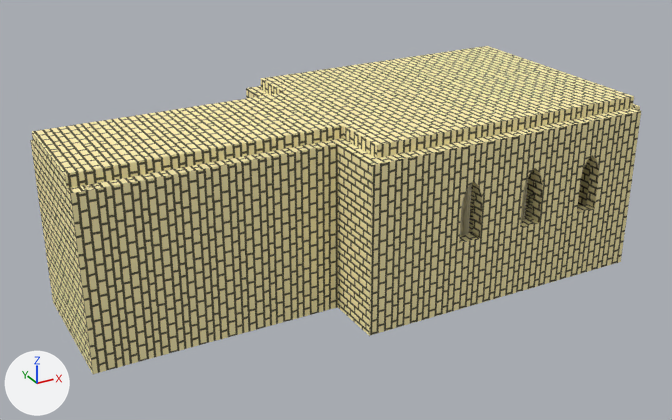
The Blender file Unity/Gothic_Church/Assets/GothicChurch.blend: old version first, new version second.
Both versions are drawn from a 50 mm camera at (-43.0, -63.8, 36.5) aimed at (-8.1, -0.5, 4.9). Every picture has the same lights, and +X, +Y and +Z are marked at lower left.

Names of what the first picture shows: 'Building', 'Pillar Section'.
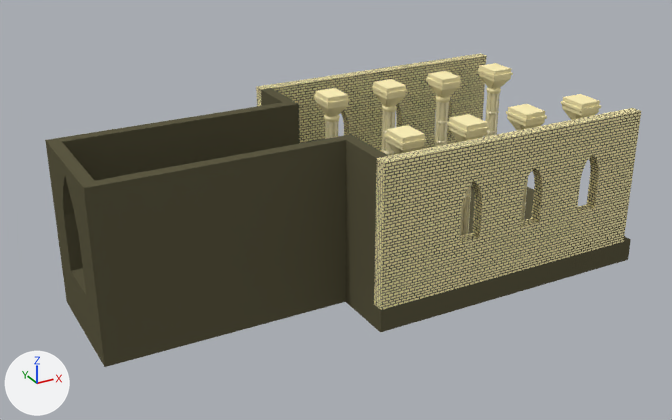
Boxes (x1, y1, x2, y2) around the edits, measured in the pictures (672 x 420 px):
'Building', deleted: before (30, 46, 641, 374)
'Final Wall', added: after (45, 101, 357, 343)
'Side Wall', added: after (256, 53, 641, 310)
'Floor', added: after (64, 186, 631, 367)
'End Wall', added: after (261, 88, 388, 304)
'Alter Wall', added: after (48, 142, 98, 336)

Diff of the bpy script that builds the scene:
```diff
--- a/Unity/Gothic_Church/Assets/GothicChurch.blend.py
+++ b/Unity/Gothic_Church/Assets/GothicChurch.blend.py
@@ me_cube_1 @@
+me_cube_1.from_pydata(...)  # 16 vertices, 14 faces; spans x -30.0..15.9, y -11.0..0.0, z -1.0..1.0
+me_cube_1.materials.append(mat_material)
@@ me_cube_002 @@
+me_cube_002.from_pydata(...)  # 68 vertices, 40 faces; spans x -10.0..15.0, y -11.0..-10.0, z 1.0..13.0
+me_cube_002.materials.append(mat_material)
@@ me_cube_003 @@
+me_cube_003.from_pydata(...)  # a box spanning x -10.0..-9.0, y -10.0..-5.5, z 1.0..13.0
+me_cube_003.materials.append(mat_material)
@@ me_cube_004 @@
+me_cube_004.from_pydata(...)  # a box spanning x -30.0..-9.0, y -5.5..-4.5, z 1.0..13.0
+me_cube_004.materials.append(mat_material)
@@ me_cube_005 @@
+me_cube_005.from_pydata(...)  # 34 vertices, 33 faces; spans x -30.0..-29.0, y -4.5..0.0, z 1.0..13.0
+me_cube_005.materials.append(mat_material)
@@ ob_building @@
-ob_building = bpy.data.objects.new('Building', me_cube)
-ob_building.location = (0.0, 0.0, 0.0)
-_m = ob_building.modifiers.new('Mirror', 'MIRROR')
-_m.use_axis = (False, True, False)
@@ ob_pillar_top @@
 _m = ob_pillar_top.modifiers.new('Mirror', 'MIRROR')
 _m.use_axis = (False, True, False)
-_m.mirror_object = ob_building
+_m.mirror_object = ob_floor
@@ ob_pillar_section @@
 _m = ob_pillar_section.modifiers.new('Mirror', 'MIRROR')
 _m.use_axis = (False, True, False)
-_m.mirror_object = ob_building
+_m.mirror_object = ob_floor
@@ ob_pillar_base @@
 _m = ob_pillar_base.modifiers.new('Mirror', 'MIRROR')
 _m.use_axis = (False, True, False)
-_m.mirror_object = ob_building
@@ ob_floor @@
+ob_floor = bpy.data.objects.new('Floor', me_cube_1)
+ob_floor.location = (0.0, 0.0, 0.0)
+_m = ob_floor.modifiers.new('Mirror', 'MIRROR')
+_m.use_axis = (False, True, False)
@@ ob_side_wall @@
+ob_side_wall = bpy.data.objects.new('Side Wall', me_cube_002)
+ob_side_wall.parent = ob_floor
+ob_side_wall.location = (0.0, 0.0, 0.0)
+_m = ob_side_wall.modifiers.new('Mirror', 'MIRROR')
+_m.use_axis = (False, True, False)
@@ ob_end_wall @@
+ob_end_wall = bpy.data.objects.new('End Wall', me_cube_003)
+ob_end_wall.parent = ob_floor
+ob_end_wall.location = (0.0, 0.0, 0.0)
+_m = ob_end_wall.modifiers.new('Mirror', 'MIRROR')
+_m.use_axis = (False, True, False)
@@ ob_final_wall @@
+ob_final_wall = bpy.data.objects.new('Final Wall', me_cube_004)
+ob_final_wall.parent = ob_floor
+ob_final_wall.location = (0.0, 0.0, 0.0)
+_m = ob_final_wall.modifiers.new('Mirror', 'MIRROR')
+_m.use_axis = (False, True, False)
@@ ob_alter_wall @@
+ob_alter_wall = bpy.data.objects.new('Alter Wall', me_cube_005)
+ob_alter_wall.parent = ob_floor
+ob_alter_wall.location = (0.0, 0.0, 0.0)
+_m = ob_alter_wall.modifiers.new('Mirror', 'MIRROR')
+_m.use_axis = (False, True, False)
```
